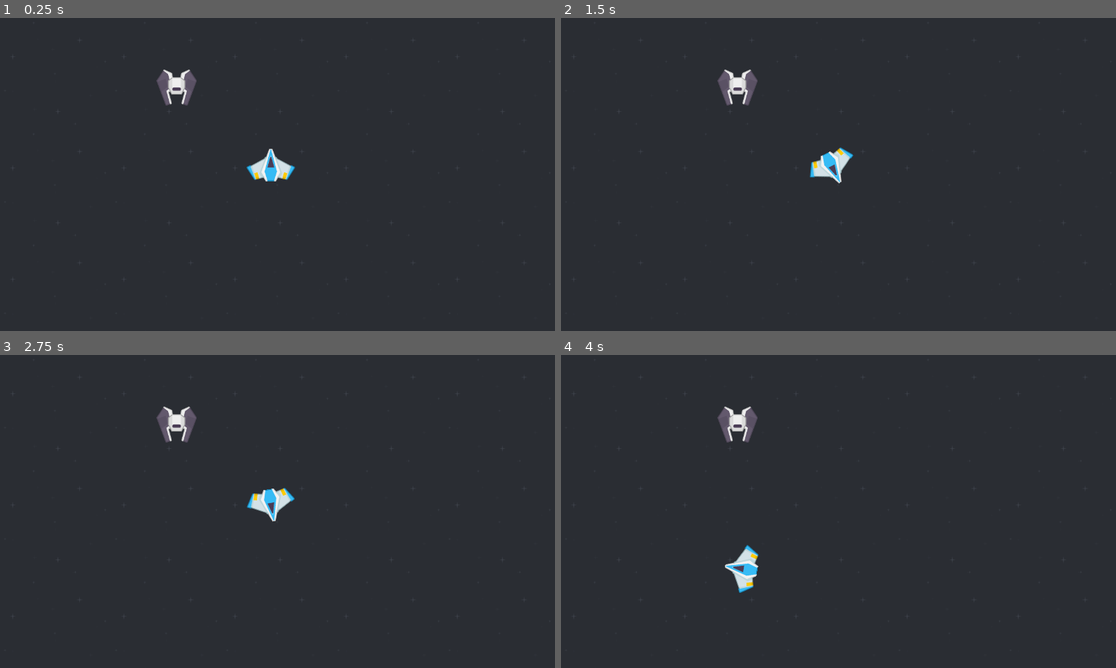
Above: before the commit, frames 1-4 (two rows, left to right).
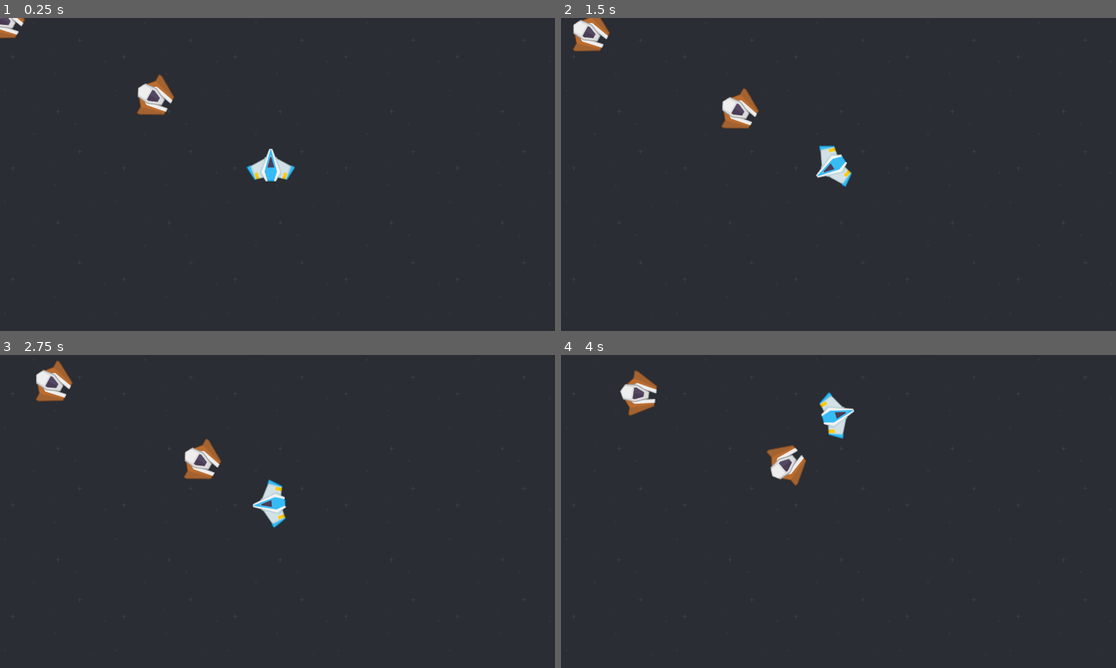
Above: after the commit, the same moments.

Repository: josh-W42/untitled-space-game
Game: Godot game, scene res://scenes/main_level.tscn
Same seed, same stepped clock (60 frames per second), same inputs: the game is played once before the commit and once after it.
Inputs:
- Up to frame 1 (0.25 s): no input
- Up to frame 2 (1.5 s): hold D (player_move_right) 0.53-1.28 s; hold A (player_move_left) from 1.28 s (still down)
- Up to frame 3 (2.75 s): release A (player_move_left) at 2.03 s; hold D (player_move_right) from 2.03 s (still down)
- Up to frame 4 (4 s): release D (player_move_right) at 2.78 s; hold W (player_move_up) 2.78-3.53 s; hold A (player_move_left) from 3.53 s (still down)

The runs differ from the first frame. In frame 1, 1.2% of the frame differs, in the area x 0-36%, y 0-32%; in frame 2, 2.2%; in frame 3, 2.3%; in frame 4, 2.7%, in the area x 10-53%, y 4-76%.

Commit message:
added a 2d navigation agent to pathfind towards player at all times

Diff:
--- /dev/null
+++ b/scenes/enemy_red_sm.tscn
@@ -0,0 +1,22 @@
+[gd_scene load_steps=4 format=3 uid="uid://tr7b5fk0lbin"]
+
+[ext_resource type="Script" path="res://scripts/enemy_red_sm.gd" id="1_0plg4"]
+[ext_resource type="Texture2D" uid="uid://njbiu5ph0duq" path="res://assets/ships/enemies/enemyRed2.png" id="1_iki2d"]
+
+[sub_resource type="CircleShape2D" id="CircleShape2D_77oia"]
+radius = 43.0
+
+[node name="EnemyRedSm" type="CharacterBody2D" groups=["Tracking_Enemies"]]
+disable_mode = 2
+motion_mode = 1
+script = ExtResource("1_0plg4")
+
+[node name="CollisionShape2D" type="CollisionShape2D" parent="."]
+position = Vector2(-1, 1)
+shape = SubResource("CircleShape2D_77oia")
+
+[node name="Sprite2D" type="Sprite2D" parent="."]
+rotation = -1.5708
+texture = ExtResource("1_iki2d")
+
+[node name="NavigationAgent2D" type="NavigationAgent2D" parent="."]
--- a/scenes/level_boundary.tscn
+++ b/scenes/level_boundary.tscn
@@ -5,7 +5,7 @@
 [sub_resource type="RectangleShape2D" id="RectangleShape2D_w1h3e"]
 size = Vector2(1280, 720)
 
-[node name="level_boundary" type="Area2D"]
+[node name="LevelBoundary" type="Area2D"]
 collision_layer = 8
 collision_mask = 7
 script = ExtResource("1_hllgy")
--- a/scenes/main_level.tscn
+++ b/scenes/main_level.tscn
@@ -1,23 +1,29 @@
-[gd_scene load_steps=5 format=3 uid="uid://crs054pnh28jw"]
+[gd_scene load_steps=7 format=3 uid="uid://crs054pnh28jw"]
 
 [ext_resource type="PackedScene" uid="uid://b47usjlirq3in" path="res://scenes/background.tscn" id="1_7eo4f"]
 [ext_resource type="PackedScene" uid="uid://ca6bvm2vdwuc6" path="res://scenes/player.tscn" id="1_8qytd"]
-[ext_resource type="Texture2D" uid="uid://cbkcgsbwqs46p" path="res://assets/ships/enemies/enemyBlack1.png" id="3_nkitq"]
+[ext_resource type="Script" path="res://scripts/main_level.gd" id="1_m4ors"]
+[ext_resource type="PackedScene" uid="uid://tr7b5fk0lbin" path="res://scenes/enemy_red_sm.tscn" id="3_fp2j7"]
 [ext_resource type="PackedScene" uid="uid://cksniuqeg4vib" path="res://scenes/level_boundary.tscn" id="4_j774s"]
+[ext_resource type="PackedScene" uid="uid://cmyqkqscxogvn" path="res://scenes/navagator_region.tscn" id="5_qmk3k"]
 
-[node name="Main_Level" type="Node2D"]
+[node name="MainLevel" type="Node2D"]
+script = ExtResource("1_m4ors")
 
 [node name="Background" parent="." instance=ExtResource("1_7eo4f")]
 layer = -128
-
-[node name="Player" parent="." instance=ExtResource("1_8qytd")]
-position = Vector2(624, 338)
-
-[node name="EnemyBlack1" type="Sprite2D" parent="."]
-position = Vector2(407, 160)
-texture = ExtResource("3_nkitq")
 
 [node name="Camera2D" type="Camera2D" parent="."]
 anchor_mode = 0
 
 [node name="level_boundary" parent="." instance=ExtResource("4_j774s")]
+
+[node name="EnemyRedSm" parent="." instance=ExtResource("3_fp2j7")]
+position = Vector2(344, 176)
+
+[node name="EnemyRedSm2" parent="." instance=ExtResource("3_fp2j7")]
+
+[node name="Player" parent="." instance=ExtResource("1_8qytd")]
+position = Vector2(624, 338)
+
+[node name="NavagatorRegion" parent="." instance=ExtResource("5_qmk3k")]
--- /dev/null
+++ b/scenes/navagator_region.tscn
@@ -0,0 +1,10 @@
+[gd_scene load_steps=2 format=3 uid="uid://cmyqkqscxogvn"]
+
+[sub_resource type="NavigationPolygon" id="NavigationPolygon_ikvvt"]
+vertices = PackedVector2Array(1272, 19, 1272, 713, 12, 705, 7, 5)
+polygons = Array[PackedInt32Array]([PackedInt32Array(0, 1, 2, 3)])
+outlines = Array[PackedVector2Array]([PackedVector2Array(-3, -5, 3, 715, 1282, 724, 1282, 10)])
+source_geometry_group_name = &"navigation_polygon_source_group"
+
+[node name="NavagatorRegion" type="NavigationRegion2D"]
+navigation_polygon = SubResource("NavigationPolygon_ikvvt")
--- a/scenes/player.tscn
+++ b/scenes/player.tscn
@@ -5,7 +5,7 @@
 [ext_resource type="Texture2D" uid="uid://0i62v4u74buq" path="res://assets/effects/shield3.png" id="2_hk3kh"]
 
 [sub_resource type="CapsuleShape2D" id="CapsuleShape2D_dutwj"]
-radius = 41.0
+radius = 22.0
 height = 82.0
 
 [sub_resource type="Animation" id="Animation_smrsj"]
@@ -92,7 +92,7 @@
 "Shields_Up": SubResource("Animation_smrsj")
 }
 
-[node name="RigidBody2D" type="RigidBody2D"]
+[node name="Player" type="RigidBody2D"]
 script = ExtResource("1_rw0te")
 
 [node name="CollisionShape2D" type="CollisionShape2D" parent="."]
--- /dev/null
+++ b/scripts/enemy_red_sm.gd
@@ -0,0 +1,36 @@
+class_name Enemy
+
+extends CharacterBody2D
+
+@export var target_position: Vector2 = Vector2(0, 0)
+@export var speed = 50
+
+@onready var NAgent = $NavigationAgent2D
+
+var previous_target = target_position
+
+
+func _ready():
+	# If you need to debug the agents
+	# NAgent.debug_enabled = true
+	pass
+
+
+func _physics_process(delta: float) -> void:
+	if previous_target != target_position:
+		NAgent.target_position = target_position
+		previous_target = target_position
+
+	var next_position: Vector2 = NAgent.get_next_path_position()
+
+	look_at(target_position)
+	var normal_vector_toward_target = global_position.direction_to(next_position)
+	velocity = normal_vector_toward_target * speed
+
+	move_and_slide()
+
+	# Agent Debuging
+	#print("Distance to target: ", NAgent.distance_to_target())
+	#print("Has Target Been Reached: ", NAgent.is_target_reached())
+	#print("Is target Reachable?: ", NAgent.is_target_reachable())
+	#print("Is Navigation Complete?: ", NAgent.is_navigation_finished())
--- a/scripts/level_boundary.gd
+++ b/scripts/level_boundary.gd
@@ -3,12 +3,12 @@
 
 func _on_body_exited(body: Node2D) -> void:
 
-	if body is RigidBody2D:
+	if body is Node2D:
 		if body.global_position.x < 0:
 			body.global_position.x = get_window().size.x
-		elif body.global_position.x > get_window().size.x:
+		if body.global_position.x > get_window().size.x:
 			body.global_position.x = 0
-		elif body.global_position.y < 0:
+		if body.global_position.y < 0:
 			body.global_position.y = get_window().size.y
-		elif body.global_position.y > get_window().size.y:
+		if body.global_position.y > get_window().size.y:
 			body.global_position.y = 0
--- /dev/null
+++ b/scripts/main_level.gd
@@ -0,0 +1,14 @@
+extends Node2D
+
+@onready var player: Player = $Player
+
+func _ready() -> void:
+	for enemy in get_tree().get_nodes_in_group("Tracking_Enemies"):
+		enemy.target_position = player.global_position
+
+
+func _process(delta: float) -> void:
+	#print(player.global_position.distance_squared_to(enemy.target_position))
+	for enemy in get_tree().get_nodes_in_group("Tracking_Enemies"):
+		if player.global_position.distance_squared_to(enemy.target_position) > 1000:
+			enemy.target_position = player.global_position
--- a/scripts/player.gd
+++ b/scripts/player.gd
@@ -8,7 +8,6 @@
 func _physics_process(delta: float) -> void:
 	_handle_player_input(delta)
 
-	print(linear_velocity)
 
 func _handle_player_input(delta: float) -> void:
 	if (Input.is_action_pressed("player_move_up")):
